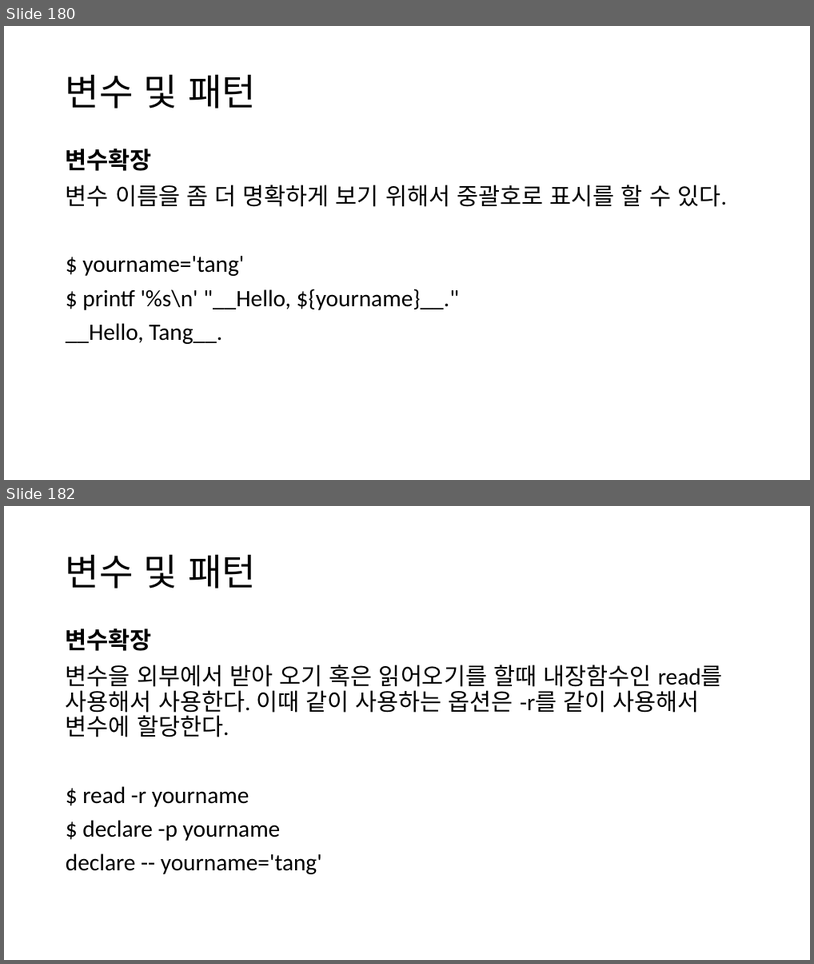
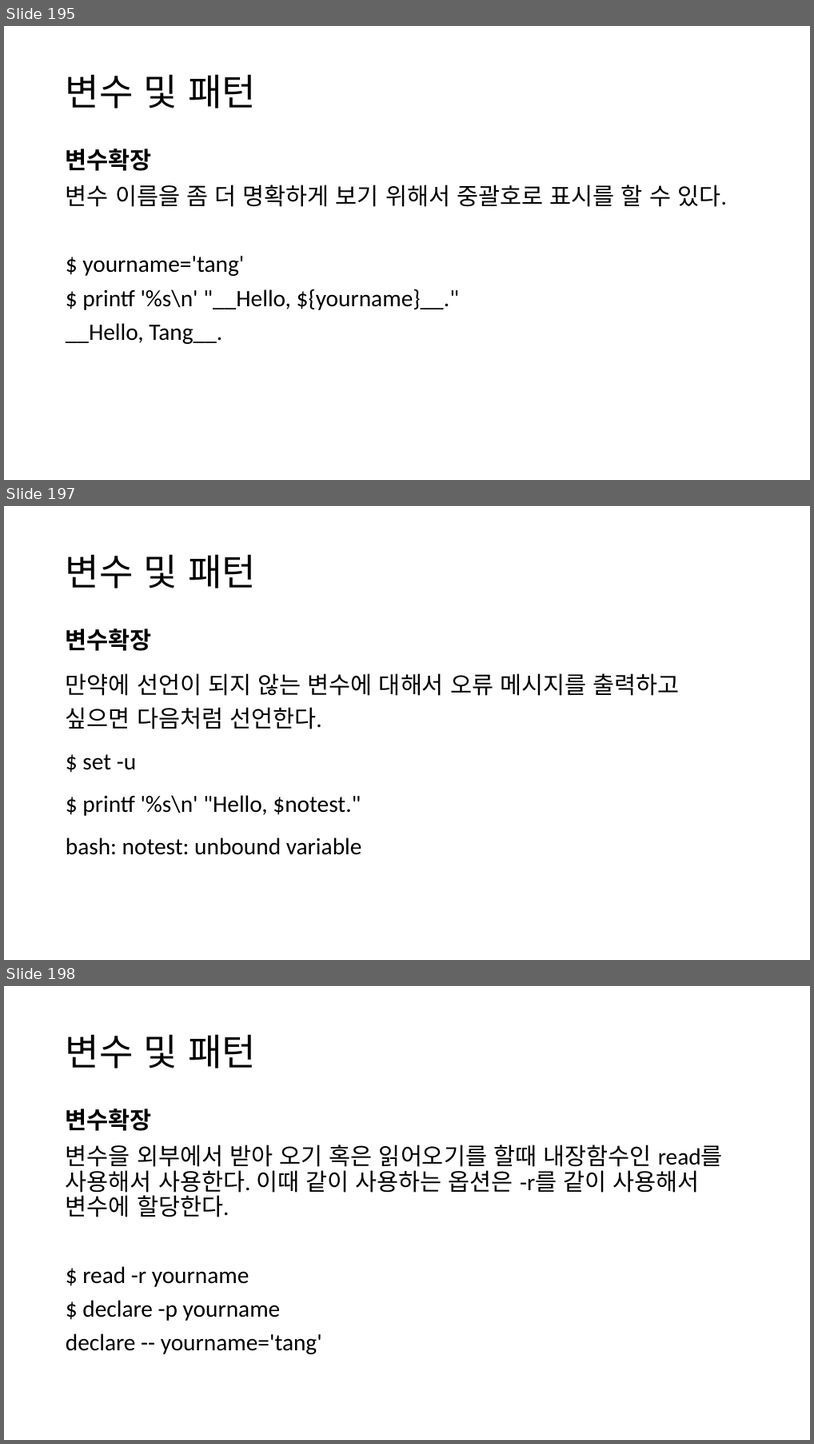
Before and after one commit to tangt64/training_memos, a slide deck: 쉘 + 앤서블.pptx. Shown one above the other, each under a label of ours: slides 180 and 182 before the commit, slides 195, 197 and 198 after it; the slides between them are not shown. The pictures are 814x964 and 814x1444 pixels, drawn with LibreOffice and Linux fonts; fonts in the diff are those of the drawing. Boxes give left, top, right and bottom in pixels: in the first picture for what was removed or moved away, otherwise in the second. Text is boxed around its words. In the diff, an @@ line names an element or a change of style, - is before the commit and + after.

```diff
--- a/쉘 + 앤서블.pptx
+++ b/쉘 + 앤서블.pptx
@@ slide 197 added at box(4, 506, 810, 960), background #FFFFFF @@
@@ title added at box(66, 554, 256, 588), 44 pt, text #000000 @@
+변수 및 패턴
@@ text added at box(66, 628, 152, 651), 28 pt, text #000000, bold @@
+변수확장
@@ text added at box(66, 673, 680, 855), 28 pt, text #000000 @@
+만약에 선언이 되지 않는 변수에 대해서 오류 메시지를 출력하고 싶으면 다음처럼 선언한다.
+$ set -u
+$ printf '%s\n' "Hello, $notest."
+bash: notest: unbound variable
@@ what was slide 180 is now slide 195 @@
@@ what was slide 182 is now slide 198 @@
```
Also in this commit, not shown: 19 slides changed, 23 other slides added, 1 slide removed.
